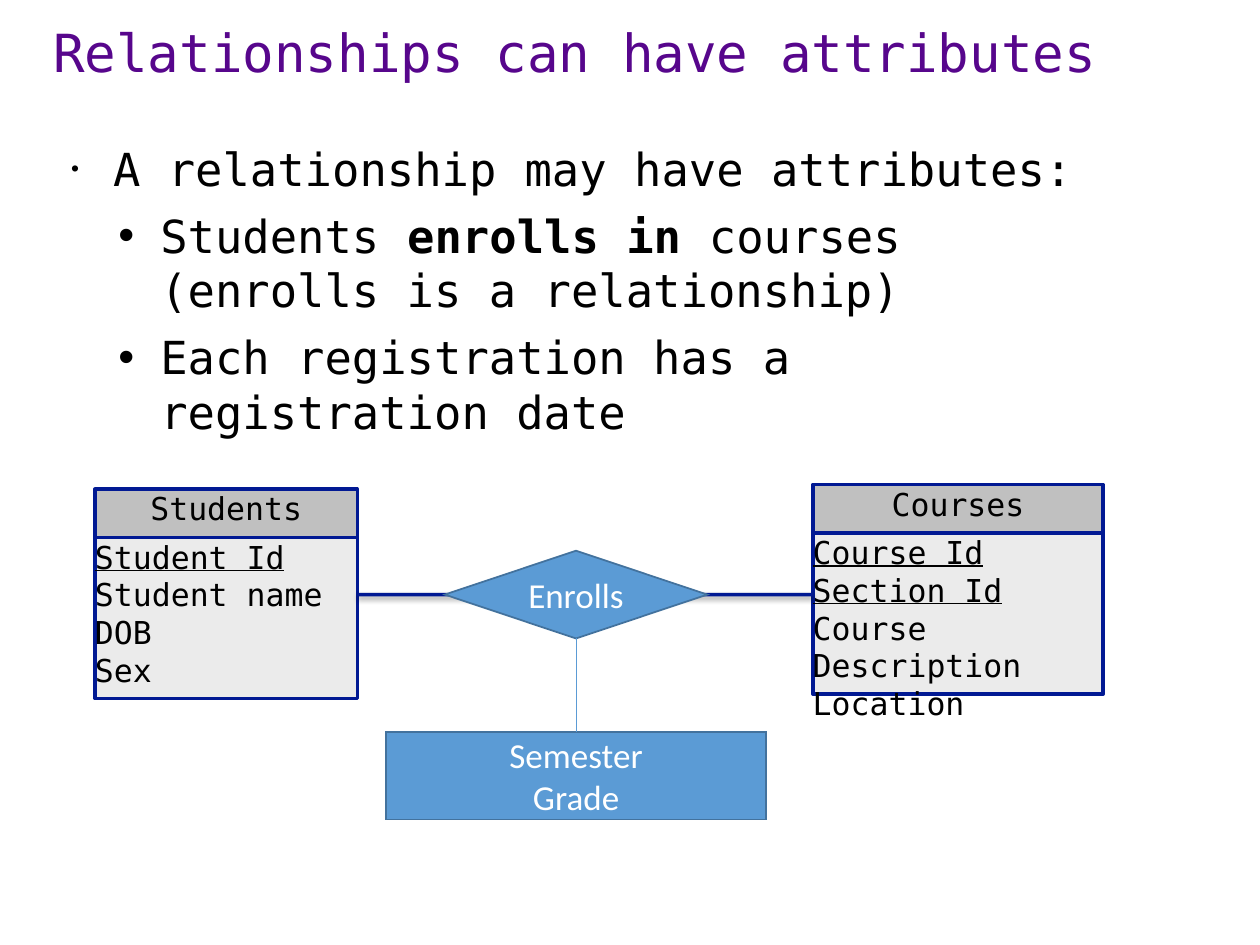
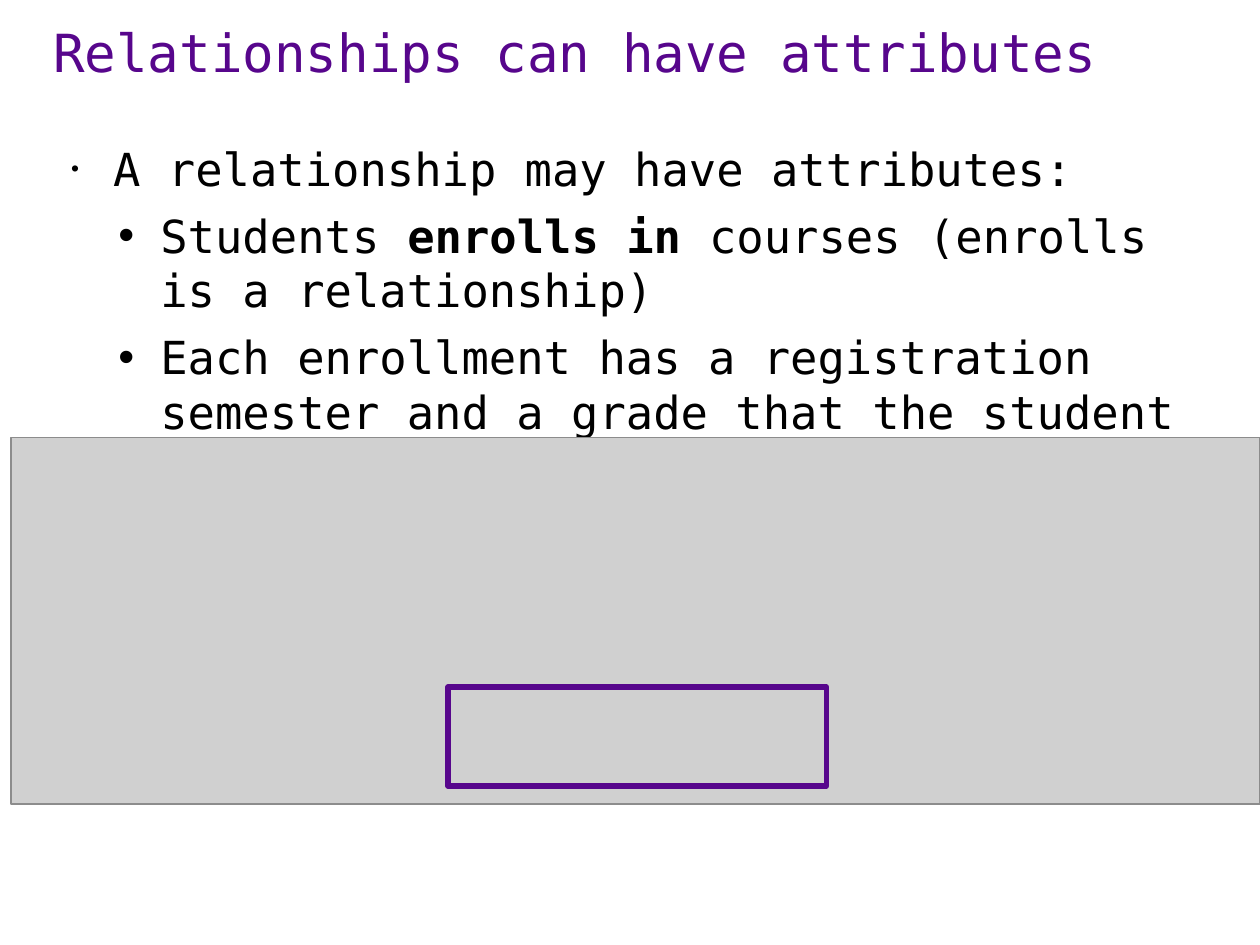
Before and after one commit to ipeirotis/introduction-to-databases, a slide deck: slide 7 of session1/A1-ER_modeling.pptx. Drawn at 1260x945 pixels with LibreOffice and Linux fonts; fonts in the diff are those of the drawing; grey boxes stand for pictures. Boxes give left, top, right and bottom in pixels: in the first picture for what was removed or moved away, otherwise in the second. Text is boxed around its words. In the diff, an @@ line names an element or a change of style, - is before the commit and + after.

```diff
--- a/session1/A1-ER_modeling.pptx
+++ b/session1/A1-ER_modeling.pptx
@@ text at box(160, 339, 1174, 439): text changed @@
-  • Each registration has a registration date
+  • Each enrollment has a registration semester and a grade that the student received for the course
@@ picture added at box(11, 437, 1260, 804) @@
@@ rectangle removed at box(94, 489, 357, 537) @@
-Students
@@ rectangle removed at box(813, 485, 1104, 533) @@
-Courses
@@ rectangle removed at box(94, 538, 357, 699) @@
-Student Id
-Student name
-DOB
-Sex
@@ rectangle removed at box(813, 533, 1104, 694) @@
-Course Id
-Section Id
-Course Description
-Location
@@ diamond removed at box(445, 551, 707, 639) @@
-Enrolls
@@ line removed from (358, 595) to (813, 595) @@
@@ line removed from (576, 639) to (576, 732) @@
@@ rectangle added at box(449, 687, 827, 786), outline #57068C 3 pt @@
@@ rectangle removed at box(386, 732, 766, 820) @@
-Semester
-Grade
```
Also in this commit, not shown: 3 other slides changed.
